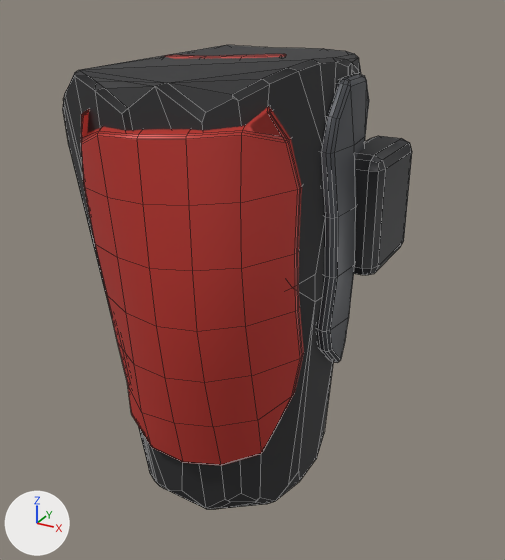
An edit to the FBX model Art/Export/Armor/SM_SB_Armor_thigh_l.fbx, drawn before and after from the same camera.
Camera for both pictures: a 50 mm camera at (0.356, -0.444, 0.913) aimed at (0.129, -0.032, 0.706). Arrows for +X, +Y and +Z are at lower left; the lights stay in place. The first picture is the older version. Mesh edges are drawn as thin lines. Vertices at exactly the same position are counted once.

Script lines for the objects in view, before the commit:
```python
me_sm_sb_armor_thigh_l = bpy.data.meshes.new('SM_SB_Armor_thigh_l')
me_sm_sb_armor_thigh_l.from_pydata(...)  # 619 vertices, 635 faces; spans x 1.3..22.5, y -7.8..15.0, z 55.2..86.8
# faces by material slot: [197, 242, 142, 54]
me_sm_sb_armor_thigh_l.materials.append(mat_m_undersuit)  # dark grey #303032
me_sm_sb_armor_thigh_l.materials.append(mat_m_team)  # red #c43830
me_sm_sb_armor_thigh_l.materials.append(mat_m_armormetal)  # dark grey #4d5055
me_sm_sb_armor_thigh_l.materials.append(mat_m_polymer)  # dark grey #303134
ob_sm_sb_armor_thigh_l = bpy.data.objects.new('SM_SB_Armor_thigh_l', me_sm_sb_armor_thigh_l)
ob_sm_sb_armor_thigh_l.location = (0.0, 0.0, 0.0)
ob_sm_sb_armor_thigh_l.rotation_euler = (0.0, -3.142, 0.0)  # degrees (0, -180, 0)
ob_sm_sb_armor_thigh_l.scale = (-0.01, -0.01, -0.01)
```
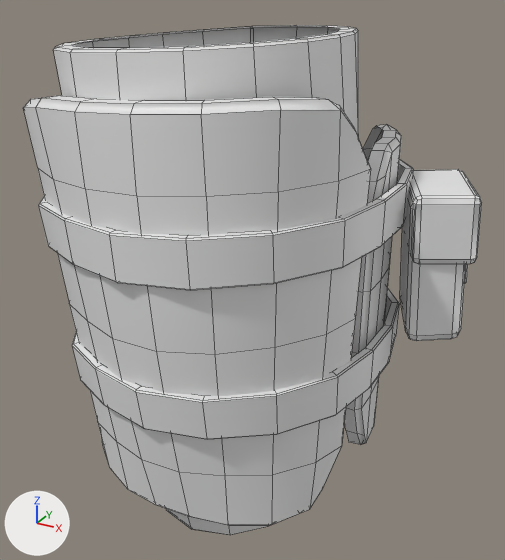
Location of each change, [x1, y1, x2, y2] in pixels of the pictures (505 x 560 px):
'SM_SB_Armor_thigh_l', reshaped, recoloured (31% wider, 10% taller)
    before: [63, 45, 412, 509]
    after: [24, 25, 482, 535]
part 1 of me_sm_sb_armor_thigh_l, rebuilt (55% wider)
    before: [81, 54, 304, 466]
    after: [24, 96, 371, 525]
part 2 of me_sm_sb_armor_thigh_l, rebuilt (10% taller)
    before: [63, 45, 361, 509]
    after: [53, 25, 358, 535]
part 3 of me_sm_sb_armor_thigh_l, added
    after: [38, 159, 413, 290]
part 4 of me_sm_sb_armor_thigh_l, added
    after: [72, 287, 399, 439]
part 5 of me_sm_sb_armor_thigh_l, added
    after: [344, 125, 401, 444]
part 6 of me_sm_sb_armor_thigh_l, added
    after: [400, 194, 466, 341]
part 7 of me_sm_sb_armor_thigh_l, added
    after: [409, 169, 482, 264]
part 8 of me_sm_sb_armor_thigh_l, added (mostly hidden)
    after: [464, 264, 468, 283]
part 9 of me_sm_sb_armor_thigh_l, deleted
    before: [317, 74, 369, 363]
part 10 of me_sm_sb_armor_thigh_l, deleted
    before: [354, 136, 412, 275]

Patch to the scene script:
```diff
--- a/Art/Export/Armor/SM_SB_Armor_thigh_l.fbx.py
+++ b/Art/Export/Armor/SM_SB_Armor_thigh_l.fbx.py
@@ me_sm_sb_armor_thigh_l @@
 # used by ob_sm_sb_armor_thigh_l; location = (0.0, 0.0, 0.0); rotation_euler = (0.0, -3.142, 0.0), in degrees (0, -180, 0); scale = (-0.01, -0.01, -0.01)
-me_sm_sb_armor_thigh_l.from_pydata(...)  # 619 vertices, 635 faces; spans x 1.3..22.5, y -7.8..15.0, z 55.2..86.8
-me_sm_sb_armor_thigh_l.materials.append(mat_m_undersuit)  # dark grey #303032
-me_sm_sb_armor_thigh_l.materials.append(mat_m_team)  # red #c43830
-me_sm_sb_armor_thigh_l.materials.append(mat_m_armormetal)  # dark grey #4d5055
-me_sm_sb_armor_thigh_l.materials.append(mat_m_polymer)  # dark grey #303134
+me_sm_sb_armor_thigh_l.from_pydata(...)  # 815 vertices, 722 faces; spans x -1.3..27.8, y -10.0..16.0, z 52.9..88.0
+# me_sm_sb_armor_thigh_l part 1: the loose piece of 244 vertices spanning x 6.2..19.6, y 1.1..15.0, z 61.0..86.4 is rebuilt with 131 vertices and now spans x 0.0..22.3, y 5.1..15.5, z 56.1..85.4, in mat_m_team_soldier (white #e7e7e7)
+# me_sm_sb_armor_thigh_l part 2: the loose piece of 175 vertices spanning x 1.3..20.6, y -7.8..14.1, z 55.2..86.8 is rebuilt with 165 vertices and now spans x 0.6..20.5, y -9.1..14.0, z 52.9..88.0, in mat_m_team_soldier (white #e7e7e7)
+# me_sm_sb_armor_thigh_l part 3: a new loose piece of 108 vertices spanning x -1.3..22.9, y -10.0..16.0, z 74.3..78.6, in mat_m_team_soldier (white #e7e7e7)
+# me_sm_sb_armor_thigh_l part 4: a new loose piece of 108 vertices spanning x -0.1..22.9, y -9.4..15.5, z 63.9..68.2, in mat_m_team_soldier (white #e7e7e7)
+# me_sm_sb_armor_thigh_l part 5: a new loose piece of 84 vertices spanning x 16.3..22.0, y -7.7..3.7, z 57.6..81.2, in mat_m_team_soldier (white #e7e7e7)
+# me_sm_sb_armor_thigh_l part 6: a new loose piece of 56 vertices spanning x 21.2..27.3, y -6.5..1.1, z 67.3..77.8, in mat_m_team_soldier (white #e7e7e7)
+# me_sm_sb_armor_thigh_l part 7: a new loose piece of 56 vertices spanning x 21.1..27.8, y -7.2..1.4, z 73.2..78.3, in mat_m_team_soldier (white #e7e7e7)
+# me_sm_sb_armor_thigh_l part 8: a new loose piece of 24 vertices spanning x 25.6..26.9, y -4.6..-2.5, z 71.1..76.9, in mat_m_team_soldier (white #e7e7e7)
+# me_sm_sb_armor_thigh_l part 9: the loose piece of 144 vertices spanning x 17.8..21.3, y -0.8..7.5, z 66.5..85.6 is deleted
+# me_sm_sb_armor_thigh_l part 10
+# 56 vertices are removed from x 19.3..22.5, y -2.4..4.6, z 73.1..81.1
+# 54 faces are deleted
+# other edits to the shape of me_sm_sb_armor_thigh_l do not show in these pictures
+me_sm_sb_armor_thigh_l.materials.append(mat_m_team_soldier)  # white #e7e7e7
```
